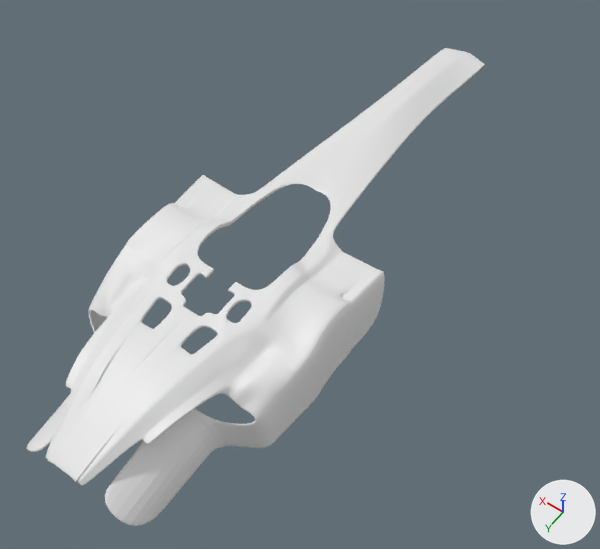
Renders of the Blender file 3dSculptedModel.blend from each side of a commit.
Rendered twice from a camera (50 mm lens) standing at (-1.05, 1.19, 2.0) and looking at (-0.06, -0.19, -0.17). Arrows for +X, +Y and +Z are at lower right; the lights stay in place.
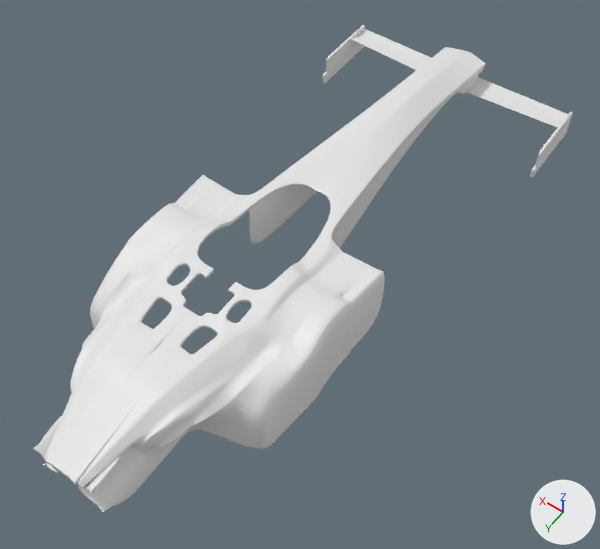
Boxes [x1, y1, x2, y2] around the edits, measured in the pictures (600 x 549 px):
'Plane', reshaped (18% wider)
    before: [27, 48, 485, 526]
    after: [33, 25, 573, 512]
part 1 of me_plane_001, built on
    before: [27, 297, 271, 526]
    after: [33, 25, 573, 512]

Edits to the bpy script that builds the scene:
```text
Change me_plane_001:
    used by ob_plane; location = (-0.001, -1.032, 0.0); scale = (0.296, 0.296, 0.296)
    remove me_plane_001.from_pydata(...)  # 553 vertices, 473 faces, 1 loose edge; spans x -0.07..1.23, y -1.36..6.19, z -0.74..0.35
    add me_plane_001.from_pydata(...)  # 1209 vertices, 1080 faces, 7 loose edges; spans x -0.08..1.6, y -1.36..6.19, z -0.75..0.35
    me_plane_001 part 1: 13 vertices moved from x 0.38..0.99, y 4.76..5.93, z -0.74..0.12 to x 0.38..1.0, y 4.78..5.93, z -0.74..0.08; 15 vertices removed from x 0.38..0.91, y 4.77..6.16, z -0.44..0.2; 671 vertices added at x -0.08..1.6, y -1.3..6.19, z -0.75..0.29
```
